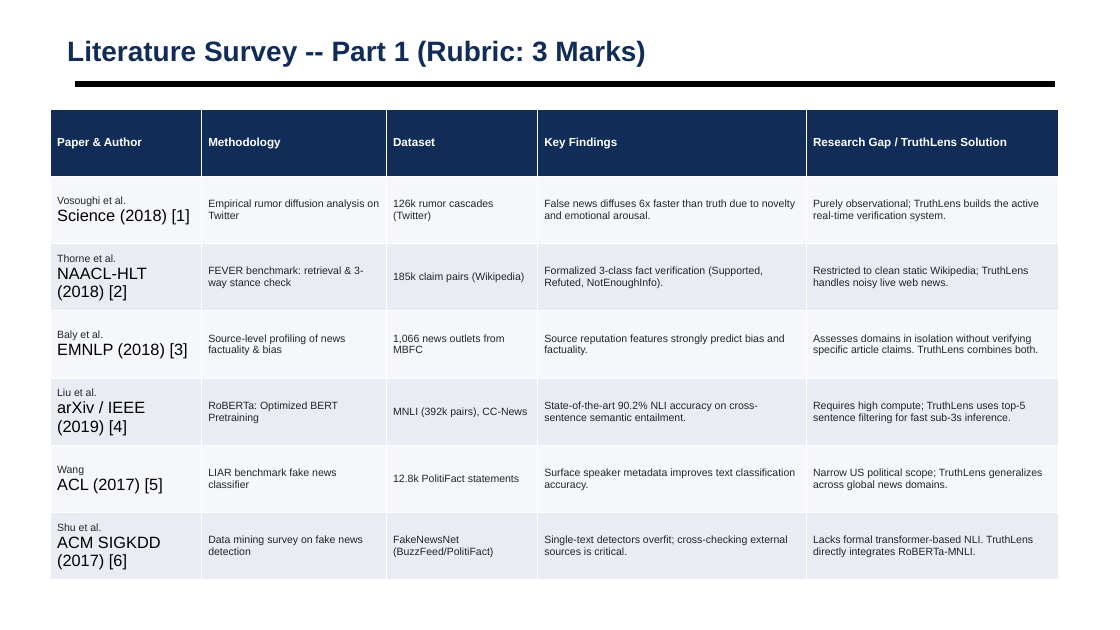
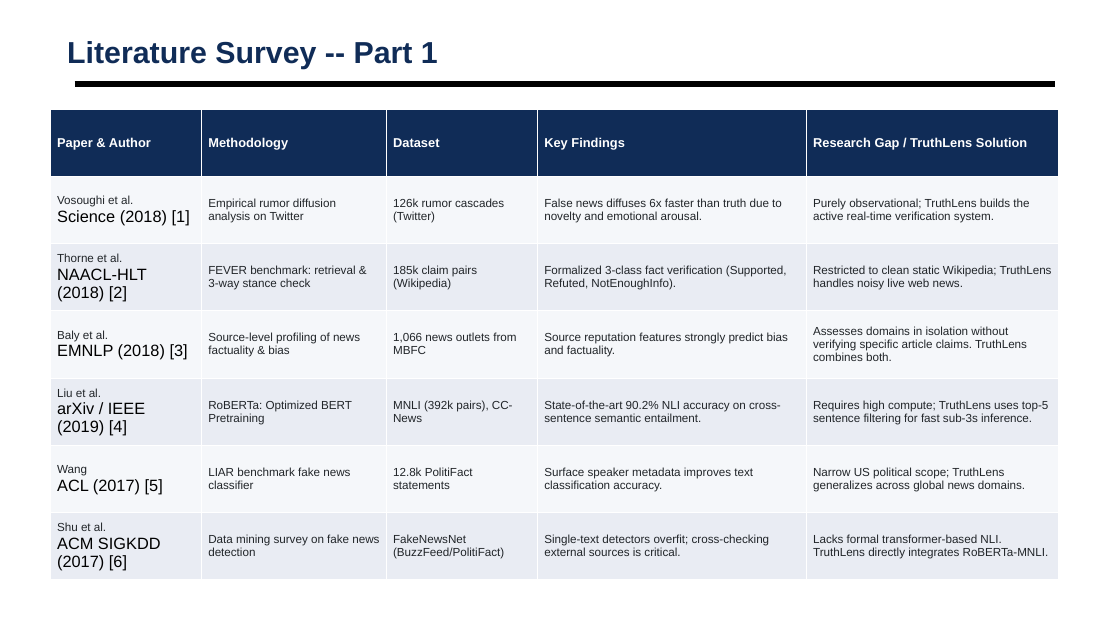
Before and after one commit to shubhamsapr5-eng/truth-lens, a slide deck: slide 6 of docs/AI_News_Credibility_Scorer_Review2.pptx. Drawn at 1120x630 pixels with LibreOffice and Linux fonts; fonts in the diff are those of the drawing; background and template pictures are left out. Boxes give left, top, right and bottom in pixels: in the first picture for what was removed or moved away, otherwise in the second. Text is boxed around its words. In the diff, an @@ line names an element or a change of style, - is before the commit and + after.

Commit message:
style(ppt): enlarge font sizes and remove rubric marks annotations

```diff
--- a/docs/AI_News_Credibility_Scorer_Review2.pptx
+++ b/docs/AI_News_Credibility_Scorer_Review2.pptx
@@ text at [67,41,438,69]: text changed; size 24 to 26 pt @@
-Literature Survey -- Part 1 (Rubric: 3 Marks)
+Literature Survey -- Part 1
@@ table at [50,109,1059,580] @@
@@ size 10 to 11 pt in "Paper & Author", "Methodology", "Dataset", "Key Findings" and 1 more places @@
@@ size 9 to 10 pt in "Vosoughi et al.", "Empirical rumor diffusion analysis on Twitter", "126k rumor cascades (Twitter)", "False news diffuses 6x faster than truth ..." and 26 more places @@
```
Also in this commit, not shown: 13 other slides changed, 1 other file.
